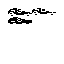
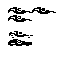
Layers edited between the first and the second (64, 64) image:
painted on "Layer 3" over [8, 7, 54, 46]
